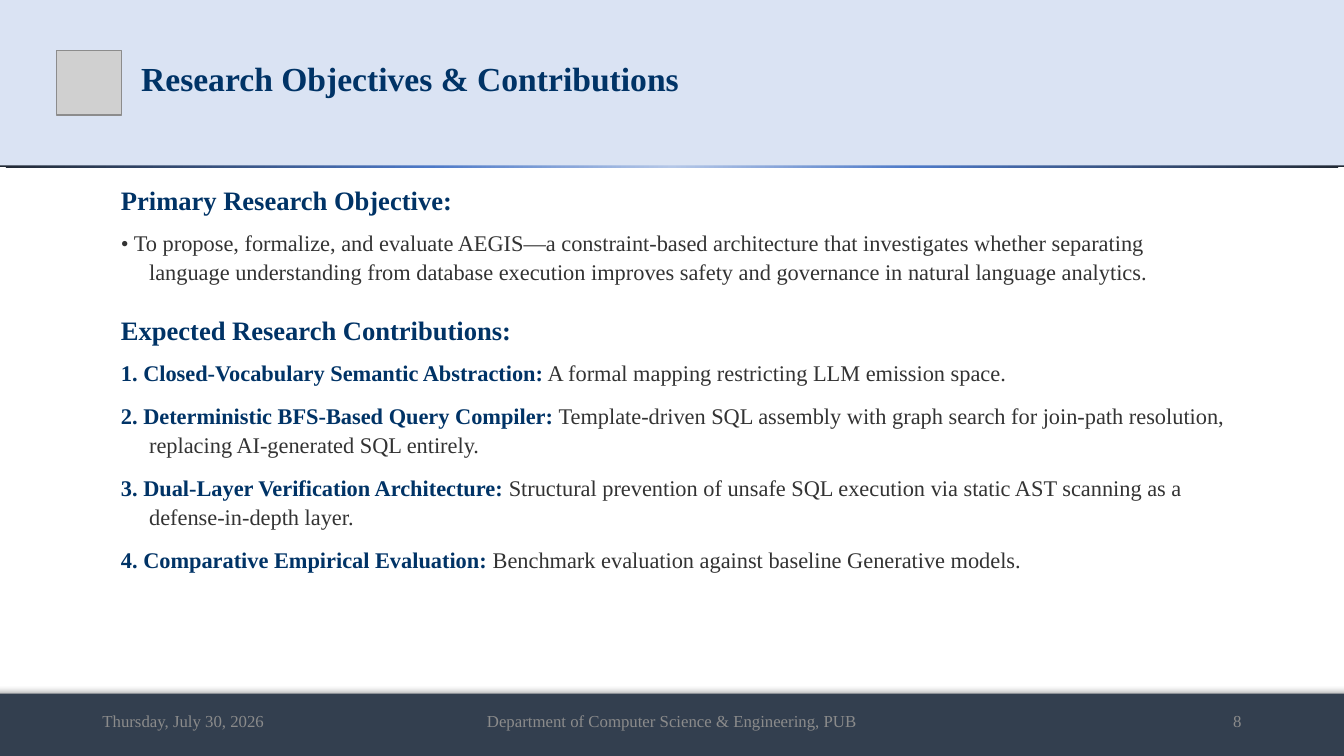
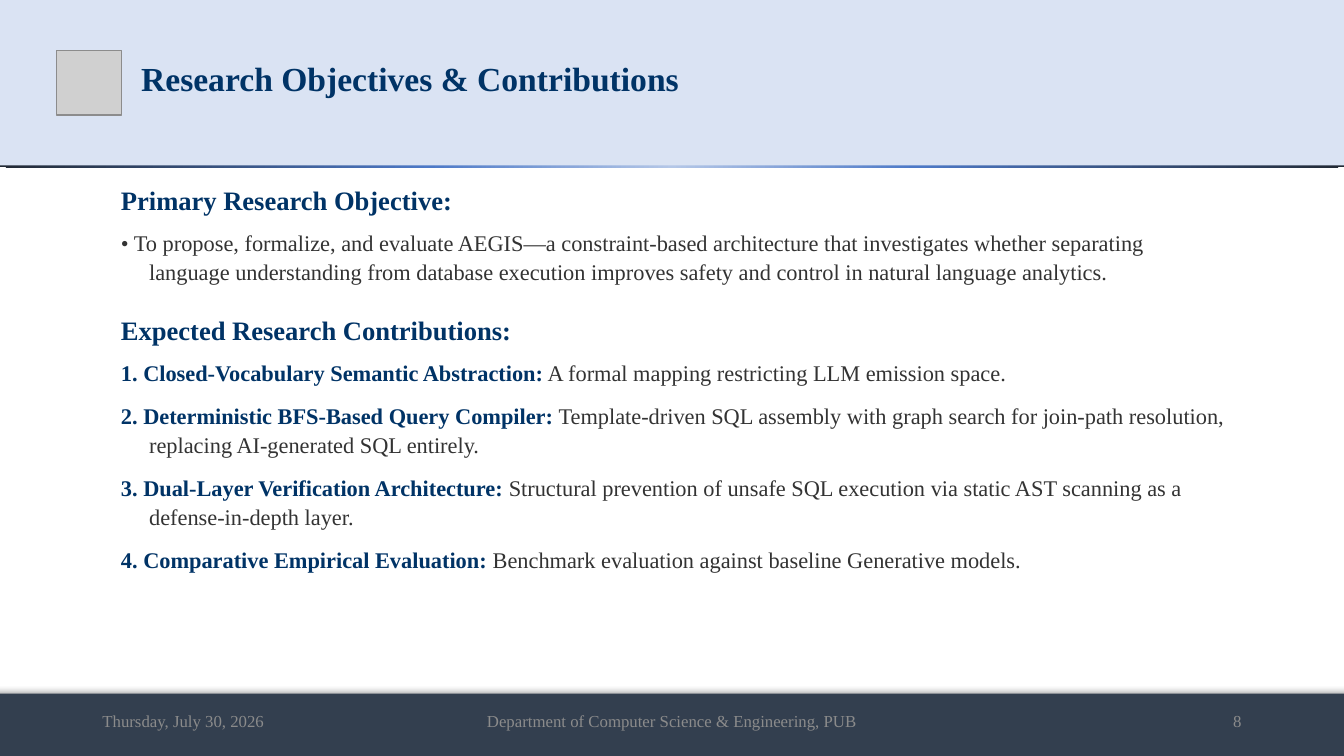
Before and after one commit to md-riaz/AEGIS-Research, a slide deck: slide 8 of docs/scripts/Md_Riaz_Mid_Defense_Final_0322310105101024.pptx. Drawn at 1344x756 pixels with LibreOffice and Linux fonts; fonts in the diff are those of the drawing; grey boxes stand for pictures. Boxes give left, top, right and bottom in pixels: in the first picture for what was removed or moved away, otherwise in the second. Text is boxed around its words. In the diff, an @@ line names an element or a change of style, - is before the commit and + after.

```diff
--- a/docs/scripts/Md_Riaz_Mid_Defense_Final_0322310105101024.pptx
+++ b/docs/scripts/Md_Riaz_Mid_Defense_Final_0322310105101024.pptx
@@ text at [134,235,1144,285]: text changed @@
-• To propose, formalize, and evaluate AEGIS—a constraint-based architecture that investigates whether separating language understanding from database execution improves safety and governance in natural language analytics.
+• To propose, formalize, and evaluate AEGIS—a constraint-based architecture that investigates whether separating language understanding from database execution improves safety and control in natural language analytics.
```
Also in this commit, not shown: 8 other slides changed, 1 slide added, 11 other files.
